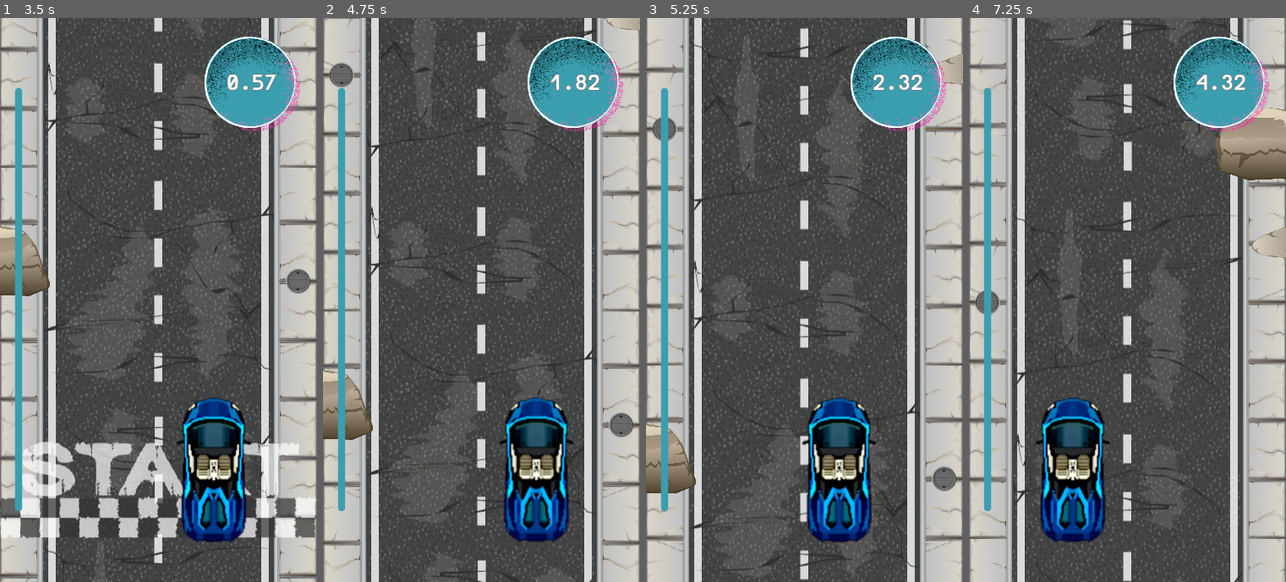
Above: before the commit, frames 1-4 (left to right).
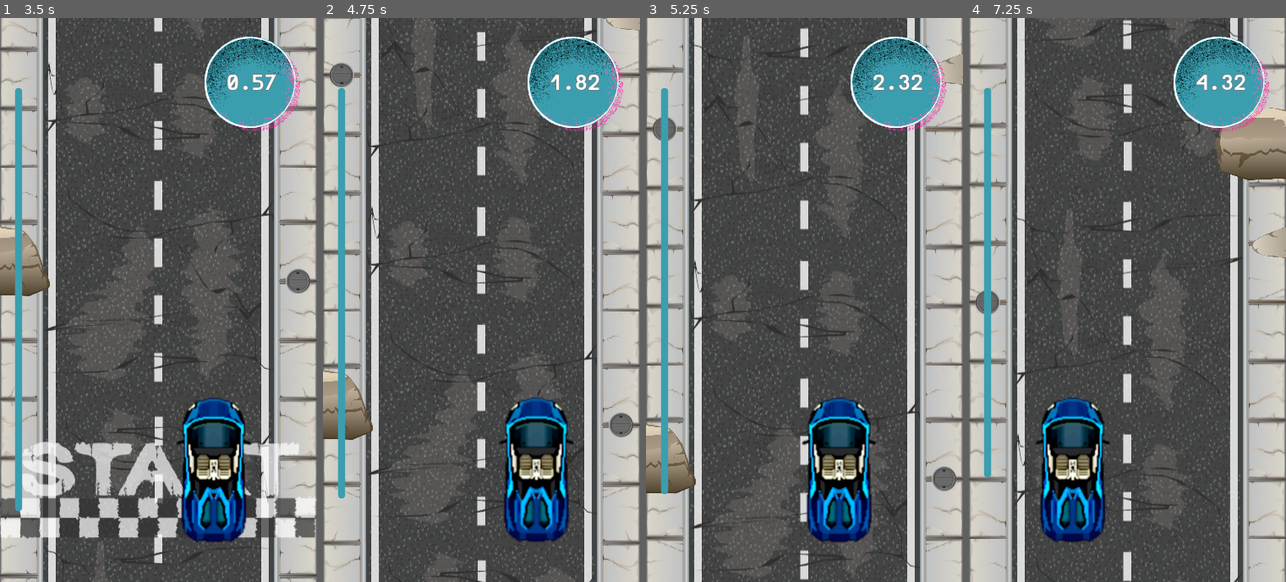
Above: after the commit, the same moments.

Repository: adngdb/coopjam
Game: Godot game, scene res://GUI/StartScreen/StartScreen.tscn
The game is run twice, just before and just after one commit, with the same random seed, the same clock (stepped at 60 frames per second) and the same inputs.
Inputs (mouse positions are in pixels of both pictures, inside the frame that each line leads up to):
- Up to frame 1 (3.5 s): tap Enter at 0.5, 2.75 s; move the mouse to (228, 271) at 0.52 s; hold Right (ui_right) 0.53-1.28 s; click (228, 271) at 0.6 s; tap Space at 1.25 s; move the mouse to (95, 328) at 1.27 s; hold Left (ui_left) 1.28-2 s; click (95, 328) at 1.35 s; click "Level 1" at 2 s; move the mouse to (190, 175) at 2.77 s; hold Right (ui_right) from 2.78 s (still down); click (190, 175) at 2.85 s
- Up to frame 2 (4.75 s): move the mouse to (465, 412) at 3.52 s; click (465, 412) at 3.6 s; move the mouse to (576, 384) at 4.27 s; release Right (ui_right) at 4.28 s; hold Left (ui_left) from 4.28 s (still down); click (576, 384) at 4.35 s
- Up to frame 3 (5.25 s): keep holding Left (ui_left); move the mouse to (709, 215) at 5.02 s; click (709, 215) at 5.1 s
- Up to frame 4 (7.25 s): move the mouse to (1143, 300) at 5.77 s; click (1143, 300) at 5.85 s; move the mouse to (1079, 159) at 6.52 s; release Left (ui_left) at 6.53 s; hold Right (ui_right) from 6.53 s (still down); click (1079, 159) at 6.6 s

Frame 1 is identical in both runs. In frame 2, less than 0.1% of the frame differs, in the area x 4-8%, y 84-88%; in frame 3, less than 0.1%; in frame 4, 0.2%, in the area x 4-8%, y 80-88%.

Commit message:
Fixed progress bar because script went AWOL on start and finish line + created save system

Diff:
--- a/Qlas/GUI/UIComponents/DistanceBar.gd
+++ b/Qlas/GUI/UIComponents/DistanceBar.gd
@@ -3,3 +3,4 @@
 func _process(delta):
 	var progress = GameS.get_distance_to_finish_line()/GameS.get_distance_between_lines()
 	$ProgressBar.value = progress * 100
+	print(GameS.start_line)
--- a/Qlas/Objects/RoadTile/FinishLine.tscn
+++ b/Qlas/Objects/RoadTile/FinishLine.tscn
@@ -1,6 +1,7 @@
-[gd_scene load_steps=3 format=2]
+[gd_scene load_steps=4 format=2]
 
 [ext_resource path="res://Assets/Props/Finish.png" type="Texture" id=1]
+[ext_resource path="res://Objects/RoadTile/FinishLine.gd" type="Script" id=2]
 
 [sub_resource type="RectangleShape2D" id=1]
 extents = Vector2( 184, 56 )
@@ -8,6 +9,7 @@
 [node name="FinishLine" type="KinematicBody2D"]
 collision_layer = 4
 collision_mask = 0
+script = ExtResource( 2 )
 
 [node name="Sprite" type="Sprite" parent="."]
 texture = ExtResource( 1 )
--- a/Qlas/Objects/RoadTile/StartLine.tscn
+++ b/Qlas/Objects/RoadTile/StartLine.tscn
@@ -1,7 +1,8 @@
-[gd_scene load_steps=4 format=2]
+[gd_scene load_steps=5 format=2]
 
 [ext_resource path="res://Assets/Props/Start.png" type="Texture" id=1]
 [ext_resource path="res://Objects/PlayerCar/PlayerCar.tscn" type="PackedScene" id=2]
+[ext_resource path="res://Objects/RoadTile/StartLine.gd" type="Script" id=3]
 
 [sub_resource type="SegmentShape2D" id=1]
 a = Vector2( -192, 0 )
@@ -10,6 +11,7 @@
 [node name="StartLine" type="KinematicBody2D"]
 collision_layer = 8
 collision_mask = 0
+script = ExtResource( 3 )
 
 [node name="CollisionShape2D" type="CollisionShape2D" parent="."]
 shape = SubResource( 1 )
--- /dev/null
+++ b/Qlas/Systems/SaveSystem.gd
@@ -0,0 +1,15 @@
+extends Node
+
+
+
+func save_data():
+	var save_dict = {
+		"score_level_1" : GameS.scores[0],
+		"score_level_2" : GameS.scores[1],
+		"score_level_3" : GameS.scores[2],
+	}
+	return save_dict
+
+
+func load_data():
+	pass
--- a/Qlas/project.godot
+++ b/Qlas/project.godot
@@ -23,6 +23,7 @@
 
 GameS="*res://Systems/GameSystem.tscn"
 LevelS="*res://Systems/LevelSystem.tscn"
+SaveS="*res://Systems/SaveSystem.gd"
 
 [display]
 
